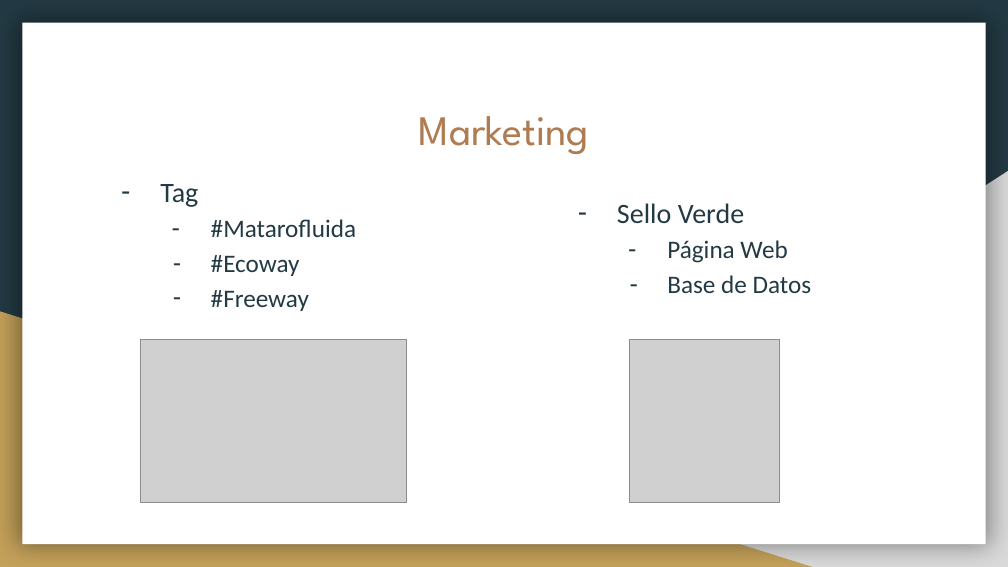
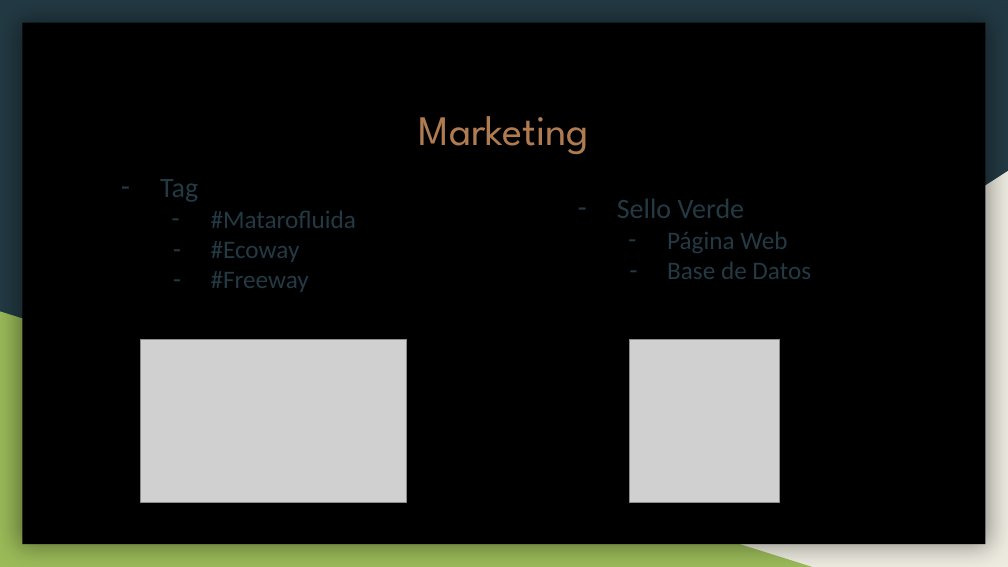
Before and after one commit to SomHackathon18/somhackathon18-feedroute, a slide deck: slide 6 of FeedRoute.pptx. Drawn at 1008x567 pixels with LibreOffice and Linux fonts; fonts in the diff are those of the drawing; grey boxes stand for pictures. Boxes give left, top, right and bottom in pixels: in the first picture for what was removed or moved away, otherwise in the second. Text is boxed around its words. In the diff, an @@ line names an element or a change of style, - is before the commit and + after.

```diff
--- a/FeedRoute.pptx
+++ b/FeedRoute.pptx
@@ rectangle at <box>22,23,986,544</box>: fill #FFFFFF to #000000 @@
@@ text "Tag" at <box>160,179,356,292</box>: line spacing 1.15 to 1; indent changed @@
@@ right triangle at <box>395,171,1008,567</box>: fill #D9D9D9 to #EEECE1 @@
@@ text "Sello Verde" at <box>617,199,811,279</box>: line spacing 1.15 to 1; indent changed @@
@@ right triangle at <box>0,311,812,567</box>: fill #C4A15A to #9BBB59 @@
```
Also in this commit, not shown: 6 other slides changed, 1 slide added, 1 slide removed.
